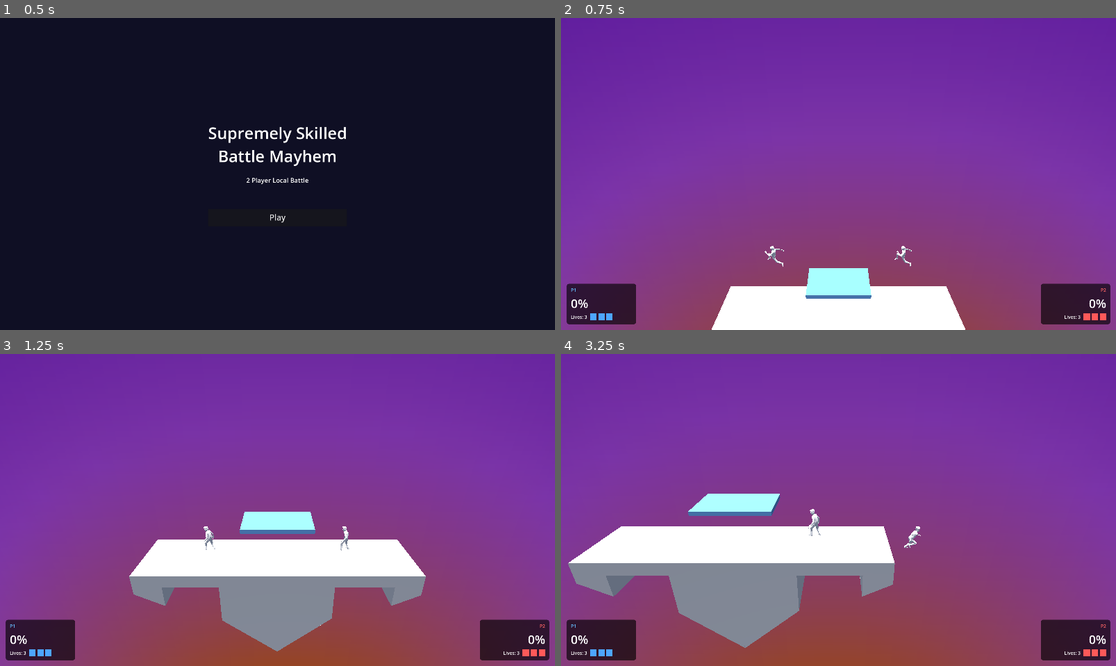
Above: before the commit, frames 1-4 (two rows, left to right).
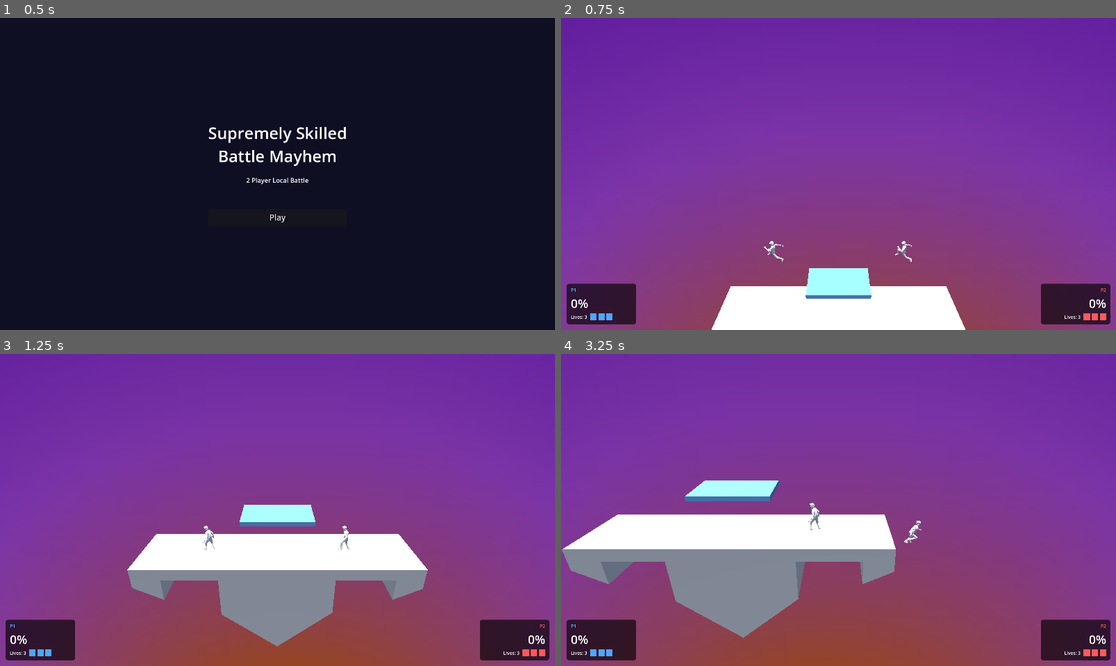
Above: after the commit, the same moments.

Repository: notBjorn/Supremely-Skilled-Battle-Mayhem
Game: Godot game, scene res://menus/main_menu.tscn
Two runs of this game, one before a commit and one after it. Both use one fixed random seed, a clock stepped at 60 frames per second and the inputs below.
Inputs (mouse positions are in pixels of both pictures, inside the frame that each line leads up to):
- Up to frame 1 (0.5 s): no input
- Up to frame 2 (0.75 s): click "Play" at 0.5 s
- Up to frame 3 (1.25 s): no input
- Up to frame 4 (3.25 s): move the mouse to (960, 494) at 1.27 s; hold D (p1_move_right) 1.28-2.03 s; tap F (p1_attack) at 1.35 s; click (960, 494) at 1.42 s; tap W (p1_jump) at 1.52, 2.27 s; move the mouse to (727, 525) at 2.02 s; hold S (p1_down) 2.03-2.78 s; tap E (p1_dodge) at 2.1 s; move the mouse to (894, 441) at 2.77 s; hold D (p1_move_right) from 2.78 s (still down); tap Q (p1_shield) at 2.85 s

Frame 1 is identical in both runs. In frame 2, 0.2% of the frame differs, in the area x 36-64%, y 71-80%; in frame 3, 4.0%; in frame 4, 9.0%, in the area x 0-65%, y 40-95%.

Commit message:
removed obselete character meshes to improve character placement weirdness

Diff:
--- a/gameplay/fighters/character_body_3d.tscn
+++ b/gameplay/fighters/character_body_3d.tscn
@@ -1,53 +1,19 @@
-[gd_scene load_steps=10 format=3 uid="uid://cmegm3qup17ys"]
+[gd_scene format=3 uid="uid://cmegm3qup17ys"]
 
 [ext_resource type="Script" uid="uid://crirs0tb8ahm1" path="res://gameplay/fighters/fighter_controller.gd" id="1_iwpo4"]
 [ext_resource type="PackedScene" uid="uid://c880tek6bh24d" path="res://gameplay/fighters/assets/animated_human/animated_human.glb" id="2_x42bd"]
 
-[sub_resource type="CapsuleMesh" id="CapsuleMesh_bu0v1"]
-radius = 0.25
-height = 1.0
-
-[sub_resource type="StandardMaterial3D" id="StandardMaterial3D_xv636"]
-
-[sub_resource type="SphereMesh" id="SphereMesh_h2rsg"]
-material = SubResource("StandardMaterial3D_xv636")
-radius = 0.225
-height = 0.45
-
-[sub_resource type="StandardMaterial3D" id="StandardMaterial3D_320uv"]
-albedo_color = Color(1, 0.48235294, 1, 1)
-
-[sub_resource type="CapsuleMesh" id="CapsuleMesh_xu0wo"]
-material = SubResource("StandardMaterial3D_320uv")
-radius = 0.08
-height = 0.55
-radial_segments = 12
-rings = 6
-
 [sub_resource type="CapsuleShape3D" id="CapsuleShape3D_iwpo4"]
-radius = 0.25
+radius = 0.22
 height = 1.0
 
 [node name="CharacterBody3D" type="CharacterBody3D" unique_id=955434138]
 collision_mask = 3
 script = ExtResource("1_iwpo4")
 
-[node name="Body" type="MeshInstance3D" parent="." unique_id=522193610]
-visible = false
-mesh = SubResource("CapsuleMesh_bu0v1")
-
 [node name="Model" parent="." unique_id=2139201835 instance=ExtResource("2_x42bd")]
-transform = Transform3D(0.18, 0, 0, 0, 0.18, 0, 0, 0, 0.18, 0, -0.22, 0)
-
-[node name="Face" type="MeshInstance3D" parent="." unique_id=2126417206]
-visible = false
-transform = Transform3D(1, 0, 0, 0, 1, 0, 0, 0, 1, 0, 0.61, 0)
-mesh = SubResource("SphereMesh_h2rsg")
-
-[node name="Hand" type="MeshInstance3D" parent="." unique_id=949111135]
-visible = false
-transform = Transform3D(1, 0, 0, 0, -4.371139e-08, 1, 0, -1, -4.371139e-08, 0.25, 0.18, -0.17)
-mesh = SubResource("CapsuleMesh_xu0wo")
+transform = Transform3D(0.18, 0, 0, 0, 0.18, 0, 0, 0, 0.18, 0, 0, 0)
 
 [node name="body_hurtbox" type="CollisionShape3D" parent="." unique_id=190318176]
+transform = Transform3D(1, 0, 0, 0, 1, 0, 0, 0, 1, 0, 0.48403677, 0)
 shape = SubResource("CapsuleShape3D_iwpo4")
